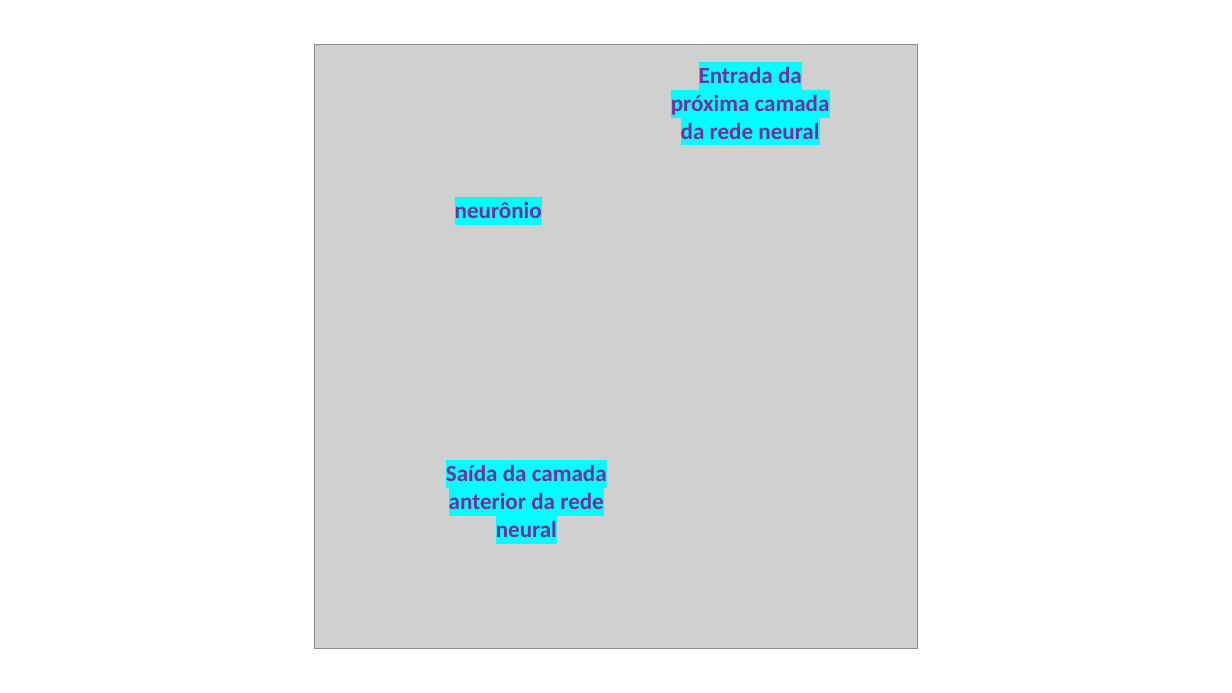
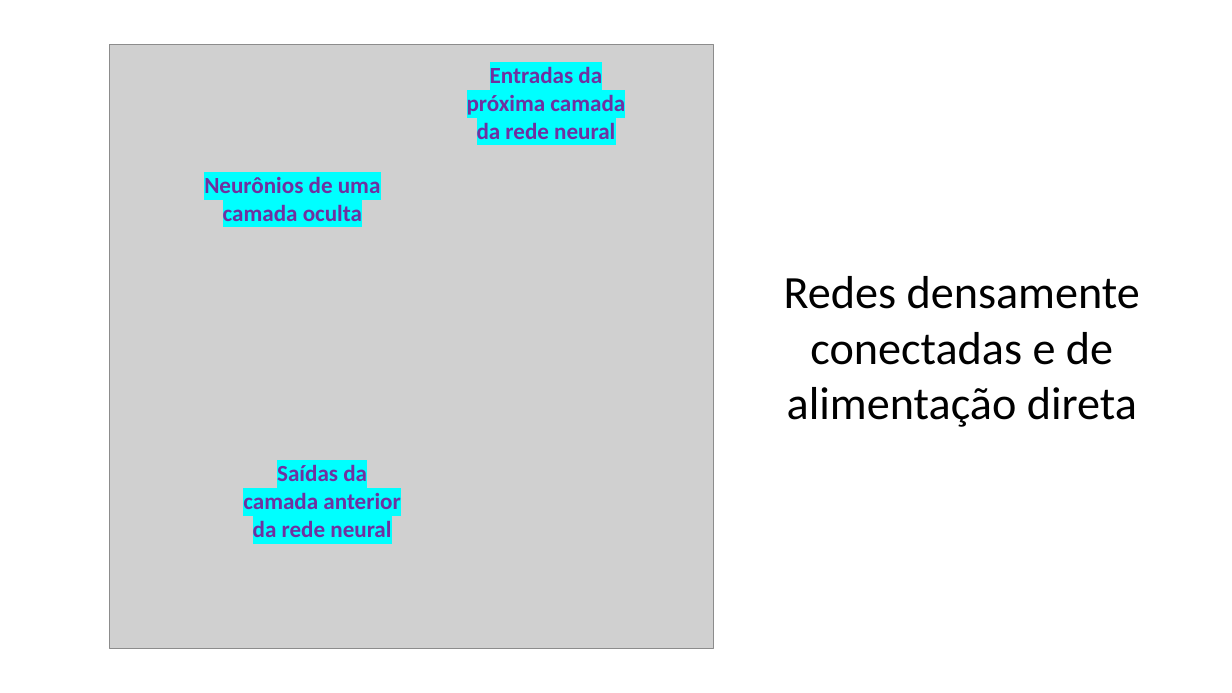
Before and after one commit to zz4fap/c24_inteligencia_artificial, a slide deck: slide 24 of slides/C24_MLP.pptx (slide 23 before the commit). Drawn at 1232x693 pixels with LibreOffice and Linux fonts; fonts in the diff are those of the drawing; grey boxes stand for pictures. Boxes give left, top, right and bottom in pixels: in the first picture for what was removed or moved away, otherwise in the second. Text is boxed around its words. In the diff, an @@ line names an element or a change of style, - is before the commit and + after.

```diff
--- a/slides/C24_MLP.pptx
+++ b/slides/C24_MLP.pptx
@@ picture: place and size @@
-picture at [314, 44, 919, 649]
+picture at [110, 44, 714, 649]
@@ text at [467, 66, 625, 139]: text changed @@
-Entrada da próxima camada da rede neural
+Entradas da próxima camada da rede neural
@@ text added at [204, 176, 381, 221], 18 pt, text #7030A0, bold @@
+Neurônios de uma camada oculta
@@ text removed at [455, 202, 542, 218] @@
-neurônio
@@ text added at [784, 276, 1140, 427], 36 pt, text #000000 @@
+Redes densamente conectadas e de alimentação direta
@@ text at [243, 464, 400, 537]: text changed @@
-Saída da camada anterior da rede neural
+Saídas da camada anterior da rede neural
```
Also in this commit, not shown: 1 other slide changed, 1 slide added.
